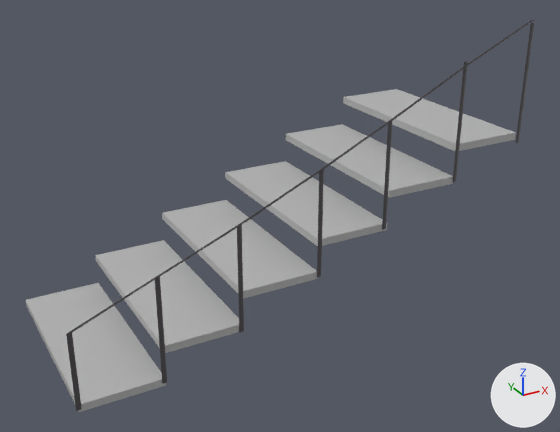
What one commit did to the FBX model Drug Office/Assets/Graphic Assets/Meshes/stairs.fbx.
Camera for both pictures: a 50 mm camera at (-3.8, -16.69, 10.65) aimed at (5.06, -0.58, 2.59). The axes (+X, +Y, +Z) are drawn at lower right. The lights are the same throughout. Where no turn or scale is listed for an object, it has been applied to the vertices.

Script lines for the objects in view, before the commit:
```python
me_plane_004 = bpy.data.meshes.new('Plane.004')
me_plane_004.from_pydata(...)  # a box spanning x -1.0..1.0, y -2.58..2.58, z 0.0..0.19; a box spanning x 1.0..3.0, y -2.58..2.58, z 0.86..1.05; a box spanning x 3.0..5.0, y -2.58..2.58, z 1.72..1.91; a box spanning x 5.0..7.0, y -2.58..2.58, z 2.57..2.77; a box spanning x 7.0..9.0, y -2.58..2.58, z 3.43..3.63; a box spanning x 9.0..11.0, y -2.58..2.58, z 4.29..4.48
me_plane_004.materials.append(mat_material_001)  # picture img_pixil_frame_0_png
me_plane_005 = bpy.data.meshes.new('Plane.005')
me_plane_005.from_pydata(...)  # 247 vertices, 156 faces; spans x -6.35..0.95, y -1.01..1.01, z -0.01..0.01
me_plane_005.materials.append(mat_material_003)  # dark grey #4e4b4e
ob_plane = bpy.data.objects.new('Plane', me_plane_004)
ob_plane.location = (0.0, 0.0, 0.0)
ob_plane_003 = bpy.data.objects.new('Plane.003', me_plane_005)
ob_plane_003.location = (5.03, -2.61, 1.03)
ob_plane_003.rotation_euler = (1.571, 1.571, 0.0)  # degrees (90, 90, 0)
ob_plane_003.scale = (1.0, 6.04, 1.0)
```
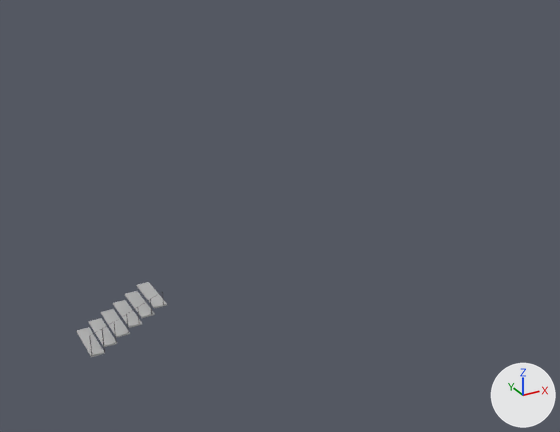
Changed parts and their boxes [x1, y1, x2, y2] in the pictures (560 x 432 px):
'Plane', rescaled (81% narrower, 77% shorter)
    before: [26, 89, 516, 412]
    after: [76, 282, 167, 357]
'Plane.003', moved, rescaled (84% narrower, 84% shorter)
    before: [66, 20, 534, 411]
    after: [89, 292, 164, 354]

The change, as a list of edits to the scene's bpy script:
```text
Change ob_plane:
    ob_plane.scale: (1.0, 1.0, 1.0) -> (0.167, 0.252, 0.205)
Change ob_plane_003:
    ob_plane_003.location: (5.03, -2.61, 1.03) -> (0.8, -0.64, 0.47)
    ob_plane_003.scale: (1.0, 6.04, 1.0) -> (0.128, 0.941, 0.462)
```
